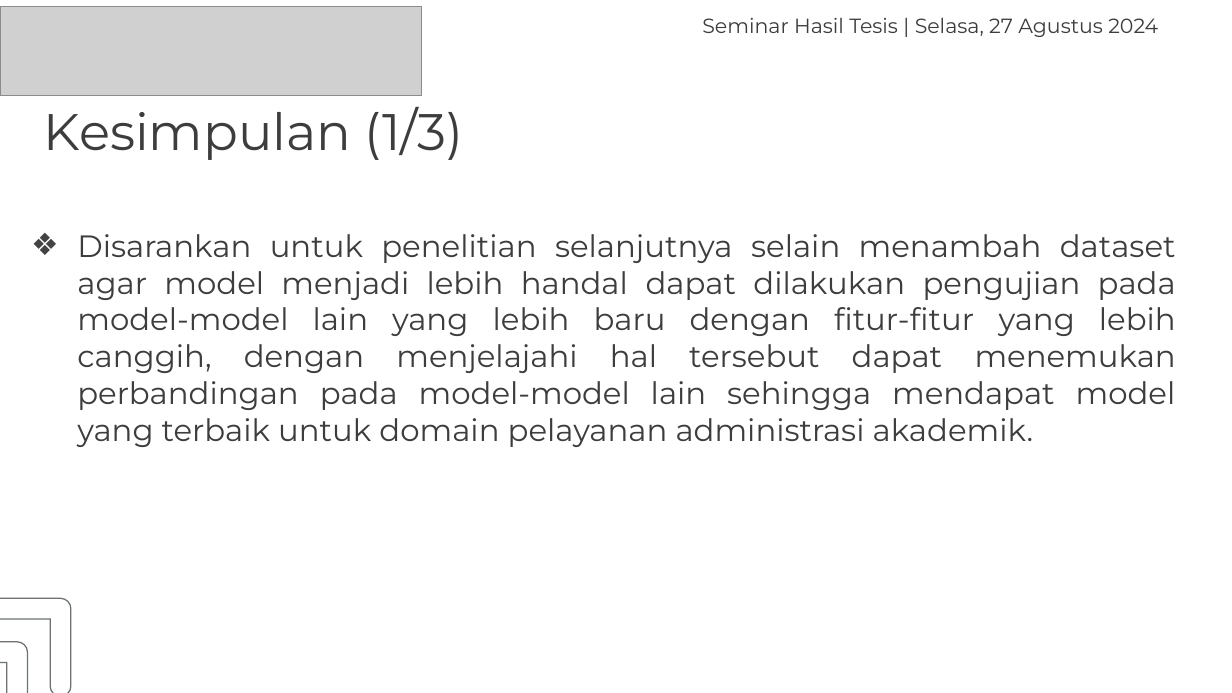
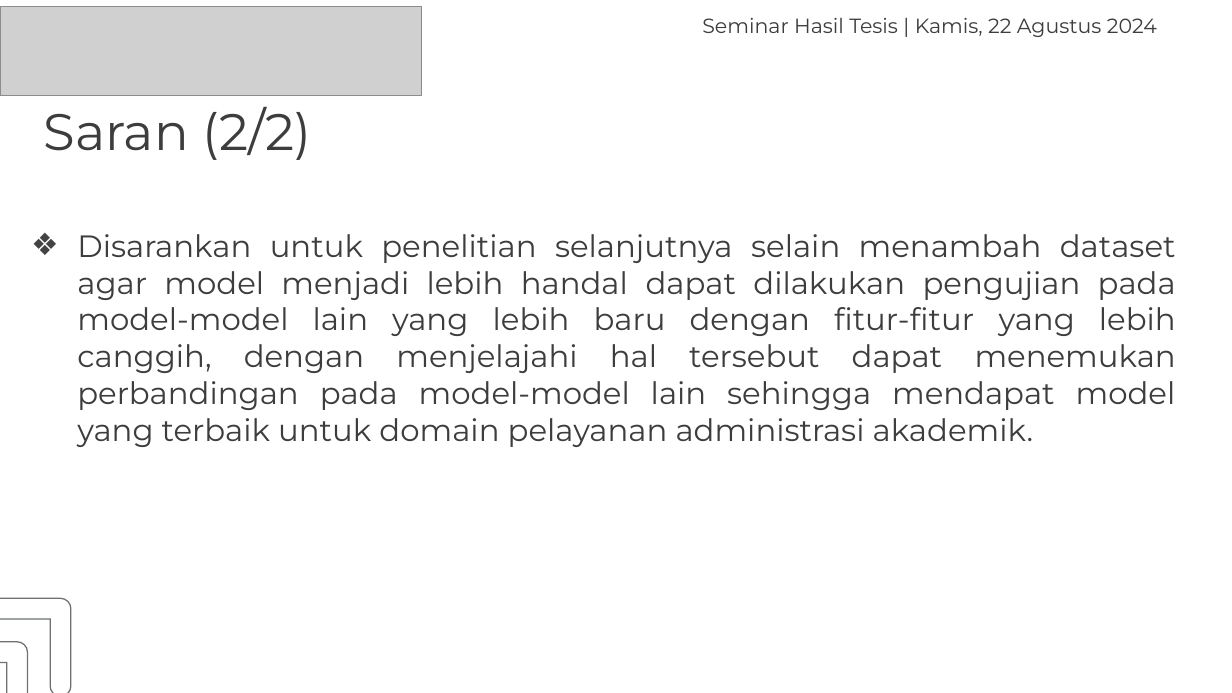
Before and after one commit to haryra/Tesis-s2-ai, a slide deck: slide 38 of Presentasi Hasil Tesis Hary Rachmat 2108207010009.pptx. Drawn at 1232x693 pixels with LibreOffice and Linux fonts; fonts in the diff are those of the drawing; grey boxes stand for pictures. Boxes give left, top, right and bottom in pixels: in the first picture for what was removed or moved away, otherwise in the second. Text is boxed around its words. In the diff, an @@ line names an element or a change of style, - is before the commit and + after.

Commit message:
Commit 9 PPT Seminar Hasil Perbaiki
PPT Seminar Hasil Perbaiki yang Kurang penomoran dan penambahan Keterangan

```diff
--- a/Presentasi Hasil Tesis Hary Rachmat 2108207010009.pptx
+++ b/Presentasi Hasil Tesis Hary Rachmat 2108207010009.pptx
@@ text at [702,18,1157,37]: text changed @@
-Seminar Hasil Tesis | Selasa, 27 Agustus 2024
+Seminar Hasil Tesis | Kamis, 22 Agustus 2024
@@ title at [44,107,312,160]: text changed @@
-Kesimpulan (1/3)
+Saran (2/2)
```
Also in this commit, not shown: 36 other slides changed.
